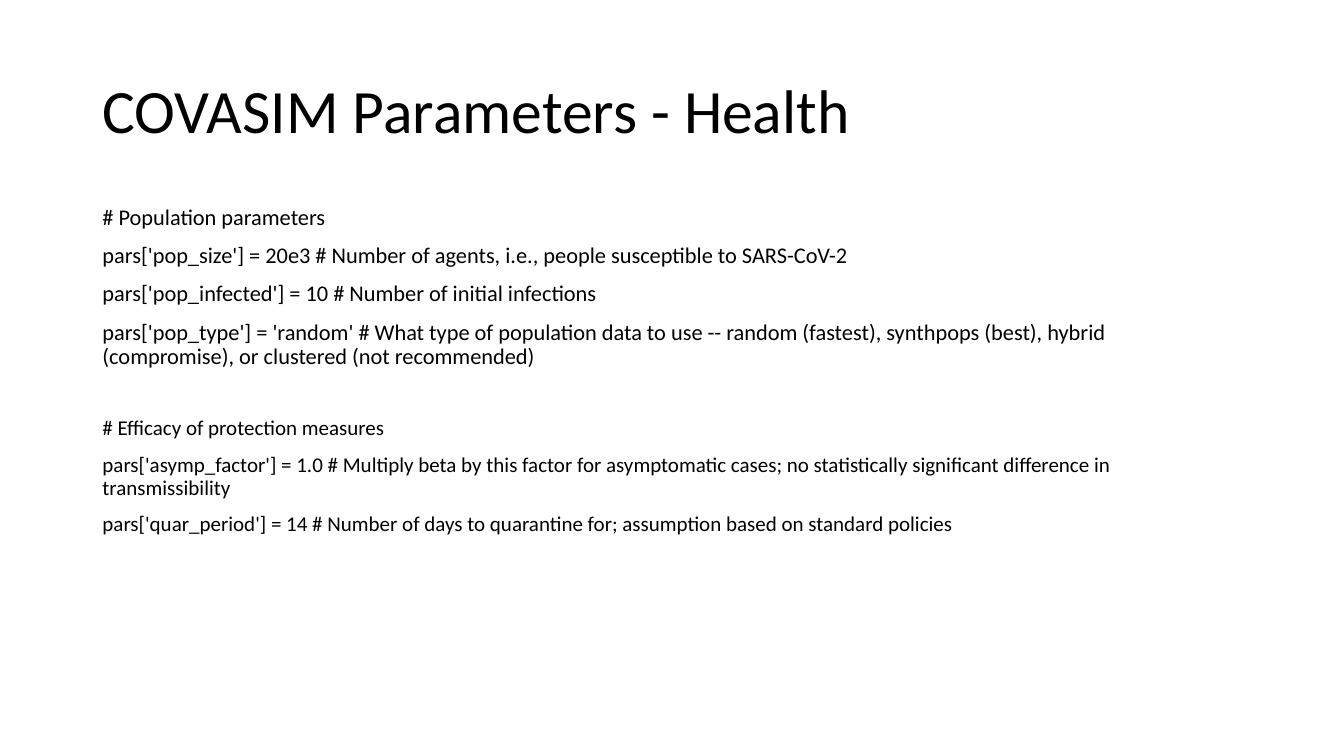
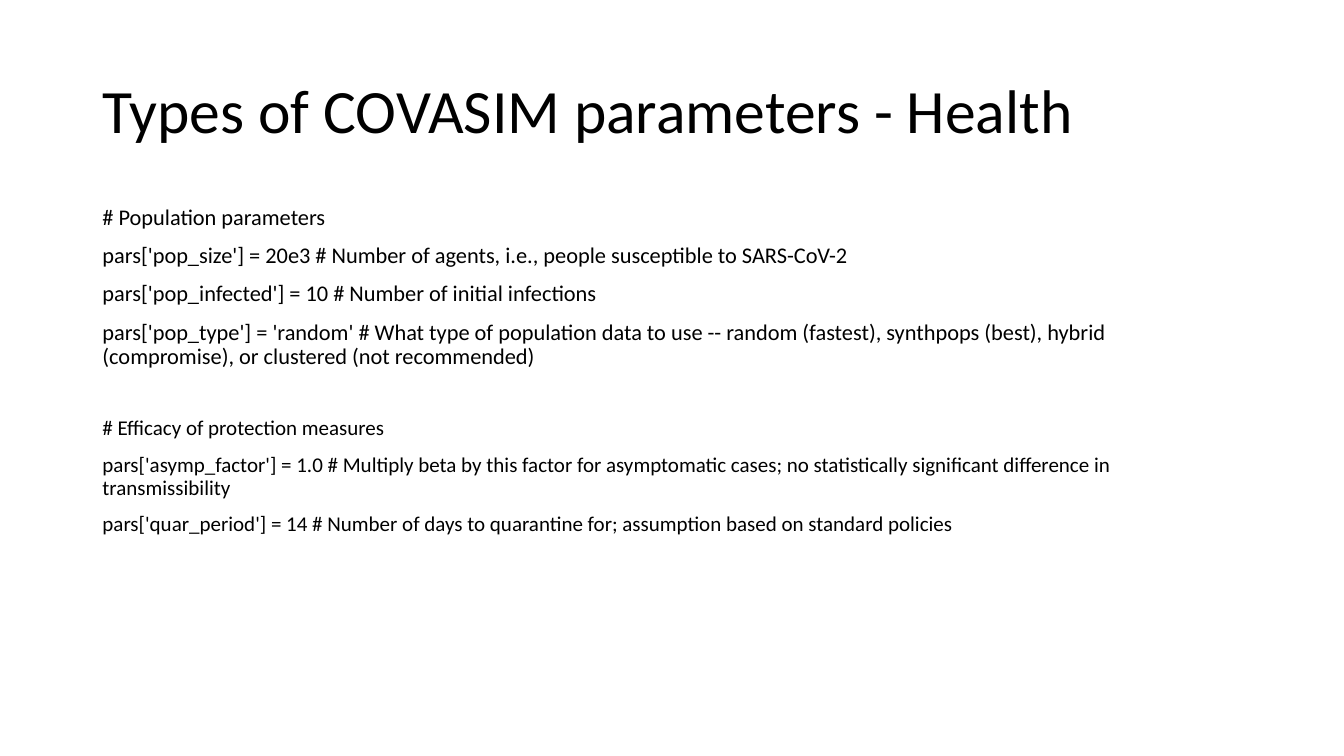
Before and after one commit to ImranJuma/covasim_modeling, a slide deck: slide 2 of Results/Covasim_Analysis_P3.pptx. Drawn at 1344x756 pixels with LibreOffice and Linux fonts; fonts in the diff are those of the drawing. Boxes give left, top, right and bottom in pixels: in the first picture for what was removed or moved away, otherwise in the second. Text is boxed around its words. In the diff, an @@ line names an element or a change of style, - is before the commit and + after.

```diff
--- a/Results/Covasim_Analysis_P3.pptx
+++ b/Results/Covasim_Analysis_P3.pptx
@@ title at (x1=102, y1=90, x2=1072, y2=143): text changed @@
-COVASIM Parameters - Health
+Types of COVASIM parameters - Health
```
Also in this commit, not shown: 6 other slides changed, 1 slide removed, 11 other files.
